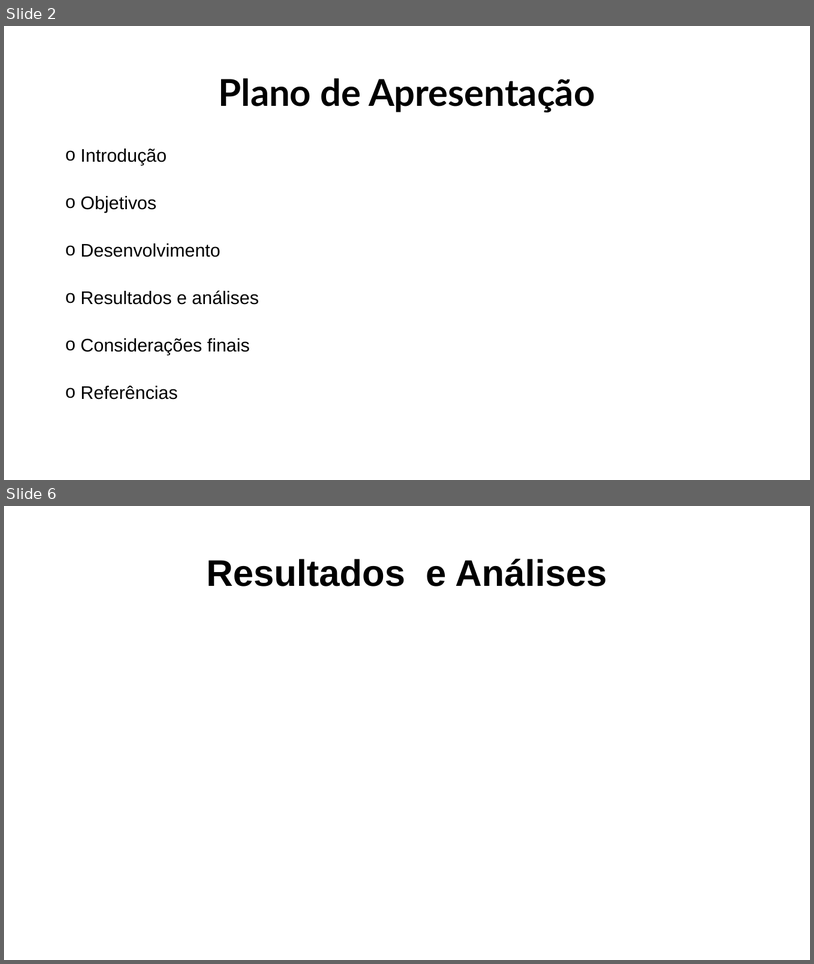
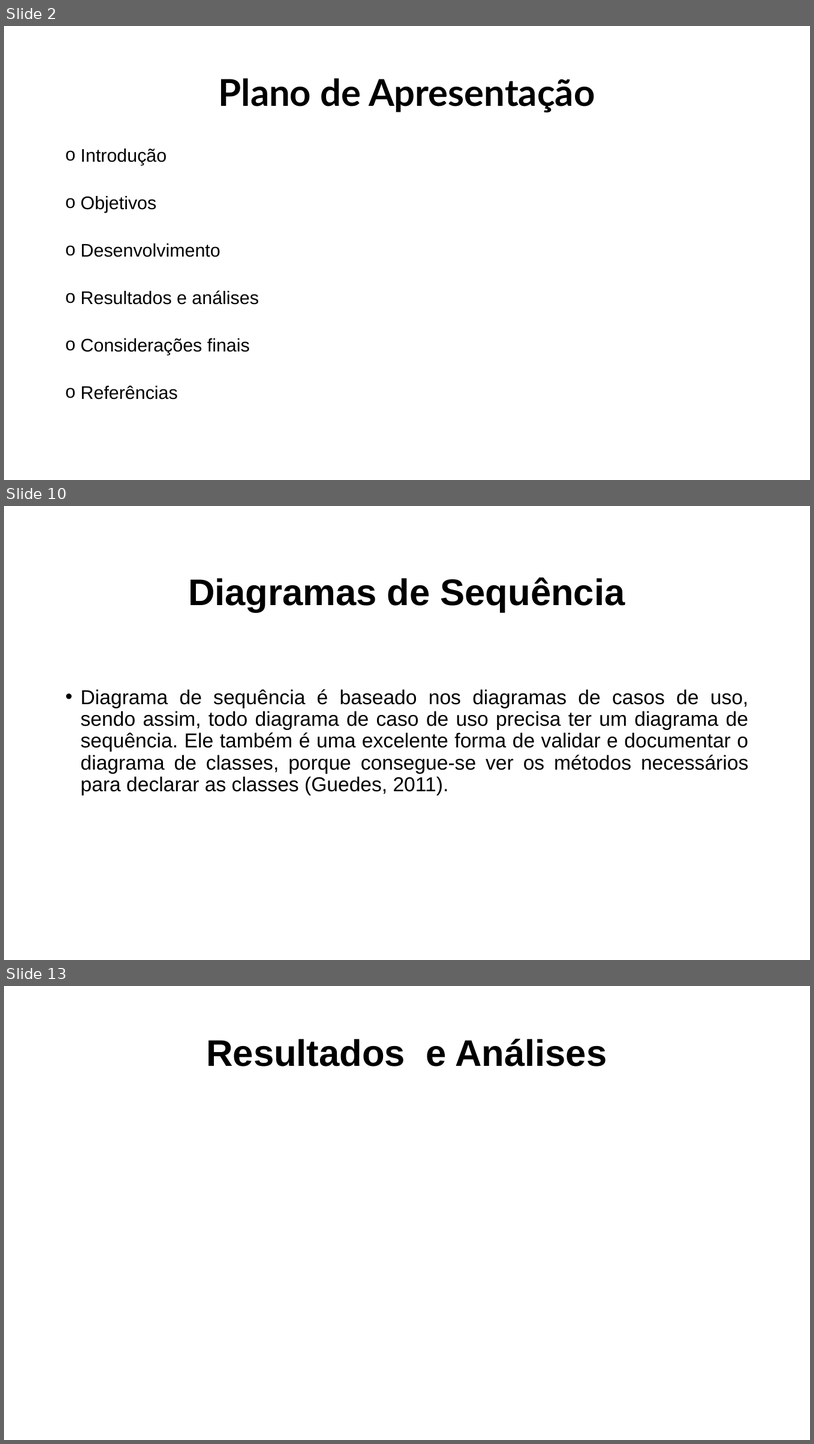
Before and after one commit to GianluccaCampana/Tcc, a slide deck: capa DVD/Modelo de Apresentacao CPS - ETEC ZL.pptx. Shown one above the other, each under a label of ours: slides 2 and 6 before the commit, slides 2, 10 and 13 after it; the slides between them are not shown. The pictures are 814x964 and 814x1444 pixels, drawn with LibreOffice and Linux fonts; fonts in the diff are those of the drawing; background and template pictures are left out. Boxes give left, top, right and bottom in pixels: in the first picture for what was removed or moved away, otherwise in the second. Text is boxed around its words. In the diff, an @@ line names an element or a change of style, - is before the commit and + after.

```diff
--- a/capa DVD/Modelo de Apresentacao CPS - ETEC ZL.pptx
+++ b/capa DVD/Modelo de Apresentacao CPS - ETEC ZL.pptx
@@ slide 10 added at <box>4,506,810,960</box>, background #FFFFFF @@
@@ title added at <box>188,577,626,612</box>, 44 pt, text #000000, bold @@
+Diagramas de Sequência
@@ text added at <box>81,689,749,795</box>, 24 pt, text #000000 @@
+• Diagrama de sequência é baseado nos diagramas de casos de uso, sendo assim, todo diagrama de caso de uso precisa ter um diagrama de sequência. Ele também é uma excelente forma de validar e documentar o diagrama de classes, porque consegue-se ver os métodos necessários para declarar as classes (Guedes, 2011).
@@ what was slide 6 is now slide 13 @@
```
Also in this commit, not shown: 1 slide changed, 11 other slides added, 5 slides removed, 6 other files.
